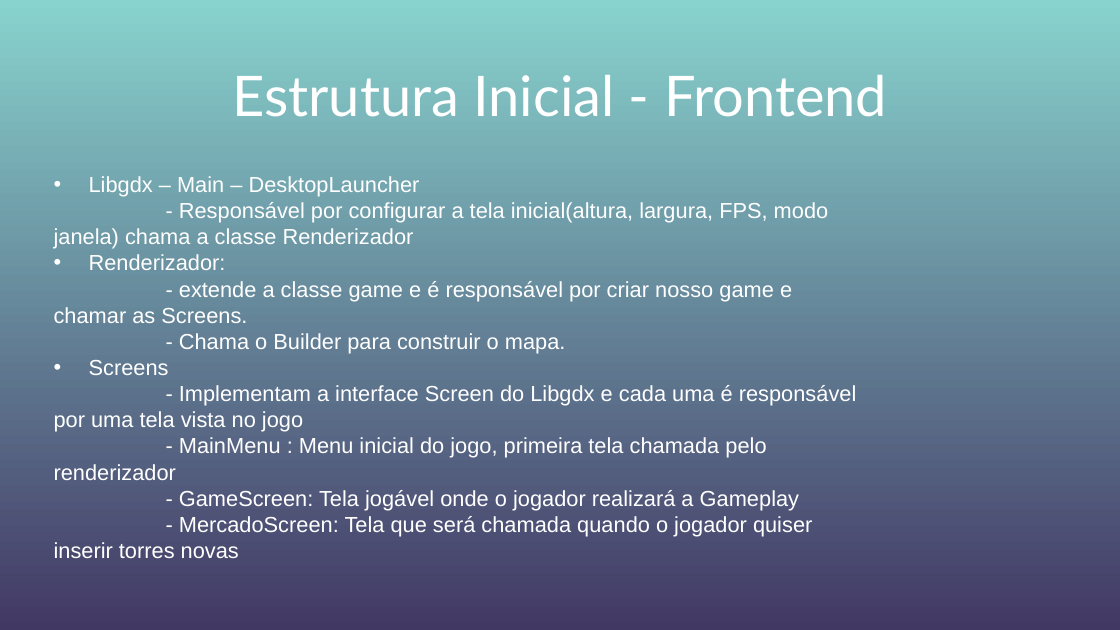
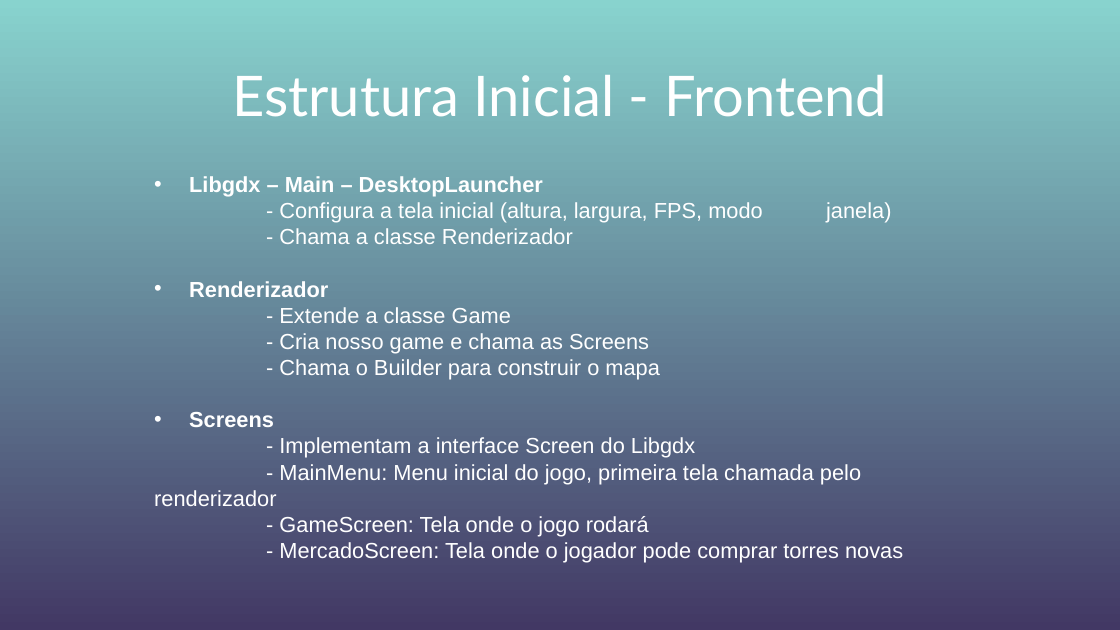
Before and after one commit to Grupo-Gustavo-Rodrigo-lab05/TrabPOO, a slide deck: slide 4 of assets/ApresentaçãoFinal.pptx (slide 3 before the commit). Drawn at 1120x630 pixels with LibreOffice and Linux fonts; fonts in the diff are those of the drawing. Boxes give left, top, right and bottom in pixels: in the first picture for what was removed or moved away, otherwise in the second. Text is boxed around its words. In the diff, an @@ line names an element or a change of style, - is before the commit and + after.

```diff
--- a/assets/ApresentaçãoFinal.pptx
+++ b/assets/ApresentaçãoFinal.pptx
@@ text "Libgdx – Main – DesktopLauncher": place and size @@
-text "Libgdx – Main – DesktopLauncher" at (54,176,857,558)
+text "Libgdx – Main – DesktopLauncher" at (154,176,861,558)
@@ text at (189,176,543,427): bold on in "Libgdx – Main – DesktopLauncher", "Screens" @@
@@ text at (189,202,763,380): text changed @@
-    - Responsável por configurar a tela inicial(altura, largura, FPS, modo janela) chama a classe Renderizador
-    • Renderizador:
-    - extende a classe game e é responsável por criar nosso game e chamar as Screens.
-    - Chama o Builder para construir o mapa.
+    - Configura a tela inicial (altura, largura, FPS, modo janela)
+    - Chama a classe Renderizador
+    • Renderizador
+    - Extende a classe Game
+    - Cria nosso game e chama as Screens
+    - Chama o Builder para construir o mapa
@@ text at (154,437,861,558): text changed @@
-      - Implementam a interface Screen do Libgdx e cada uma é responsável por uma tela vista no jogo
-      - MainMenu : Menu inicial do jogo, primeira tela chamada pelo renderizador
-      - GameScreen: Tela jogável onde o jogador realizará a Gameplay
-      - MercadoScreen: Tela que será chamada quando o jogador quiser inserir torres novas
+      - Implementam a interface Screen do Libgdx
+      - MainMenu: Menu inicial do jogo, primeira tela chamada pelo renderizador
+      - GameScreen: Tela onde o jogo rodará
+      - MercadoScreen: Tela onde o jogador pode comprar torres novas
```
Also in this commit, not shown: 9 other slides changed, 1 slide added, 1 slide removed.
